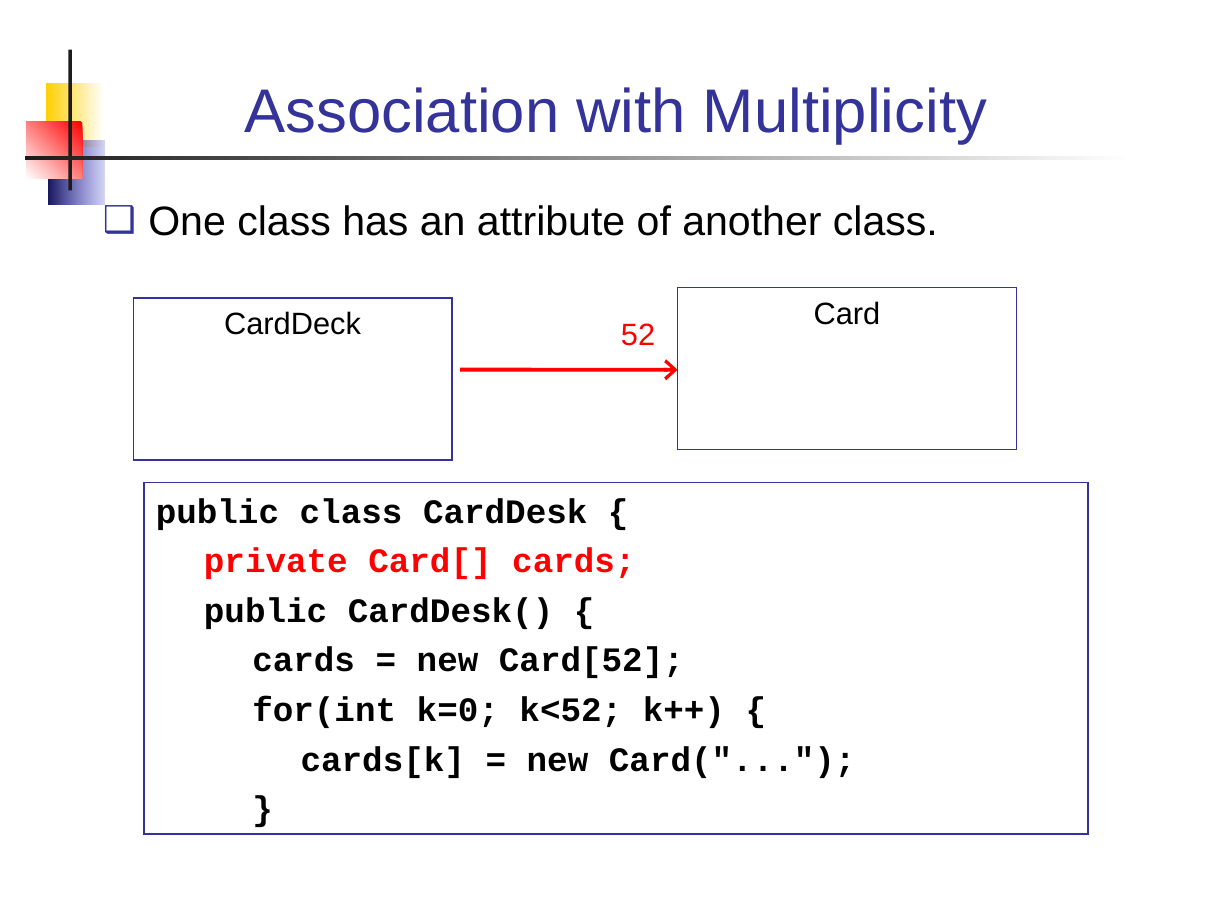
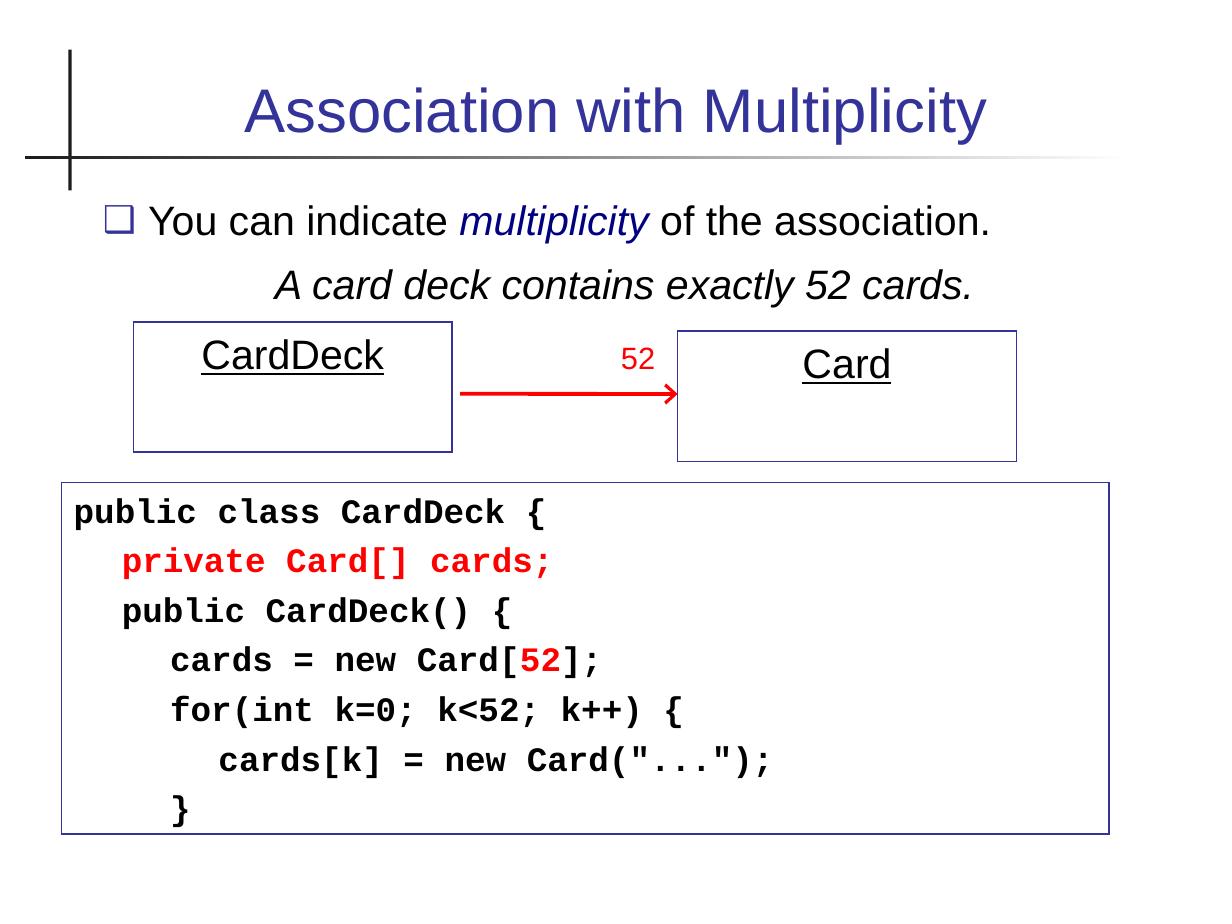
Before and after one commit to skeoop/skeoop.github.io, a slide deck: slide 6 of week2/5-UML-Class-Diagram-2.ppt (slide 4 before the commit). Drawn at 1232x924 pixels with LibreOffice and Linux fonts; fonts in the diff are those of the drawing. Boxes give left, top, right and bottom in pixels: in the first picture for what was removed or moved away, otherwise in the second. Text is boxed around its words. In the diff, an @@ line names an element or a change of style, - is before the commit and + after.

```diff
--- a/week2/5-UML-Class-Diagram-2.ppt
+++ b/week2/5-UML-Class-Diagram-2.ppt
@@ rectangle removed at <box>46,83,103,147</box> @@
@@ rectangle removed at <box>27,122,83,179</box> @@
@@ rectangle removed at <box>48,140,103,205</box> @@
@@ text at <box>148,205,991,308</box>: text changed; italic on @@
-❑ One class has an attribute of another class.
+❑ You can indicate multiplicity of the association.
+A card deck contains exactly 52 cards.
@@ rectangle "CardDeck": place and size @@
-rectangle "CardDeck" at <box>133,298,451,461</box>
+rectangle "CardDeck" at <box>133,322,451,452</box>
@@ rectangle "CardDeck" at <box>133,322,451,452</box>: size 18 to 24 pt, underline on @@
@@ text "52": place and size @@
-text "52" at <box>621,323,655,346</box>
+text "52" at <box>621,347,655,370</box>
@@ rectangle "Card" at <box>678,331,1016,462</box>: size 18 to 24 pt, underline on @@
@@ rectangle "Card": place and size @@
-rectangle "Card" at <box>678,287,1016,450</box>
+rectangle "Card" at <box>678,331,1016,462</box>
@@ arrow moved from (462, 370) - (678, 370) to (462, 394) - (678, 394) @@
@@ rectangle "public class CardDeck {": place and size @@
-rectangle "public class CardDeck {" at <box>144,483,1089,834</box>
+rectangle "public class CardDeck {" at <box>62,483,1109,834</box>
@@ text in rectangle at <box>74,498,505,530</box>: text changed @@
-public class CardDesk {
+public class CardDeck {
@@ text in rectangle at <box>122,597,472,629</box>: text changed @@
-public CardDesk() {
+public CardDeck() {
@@ text in rectangle at <box>170,646,602,678</box>: text colour #000000 to #FF0000 in "Card[52];" @@
```
Also in this commit, not shown: 8 other slides changed, 16 slides added, 11 slides removed, 12 other files.
